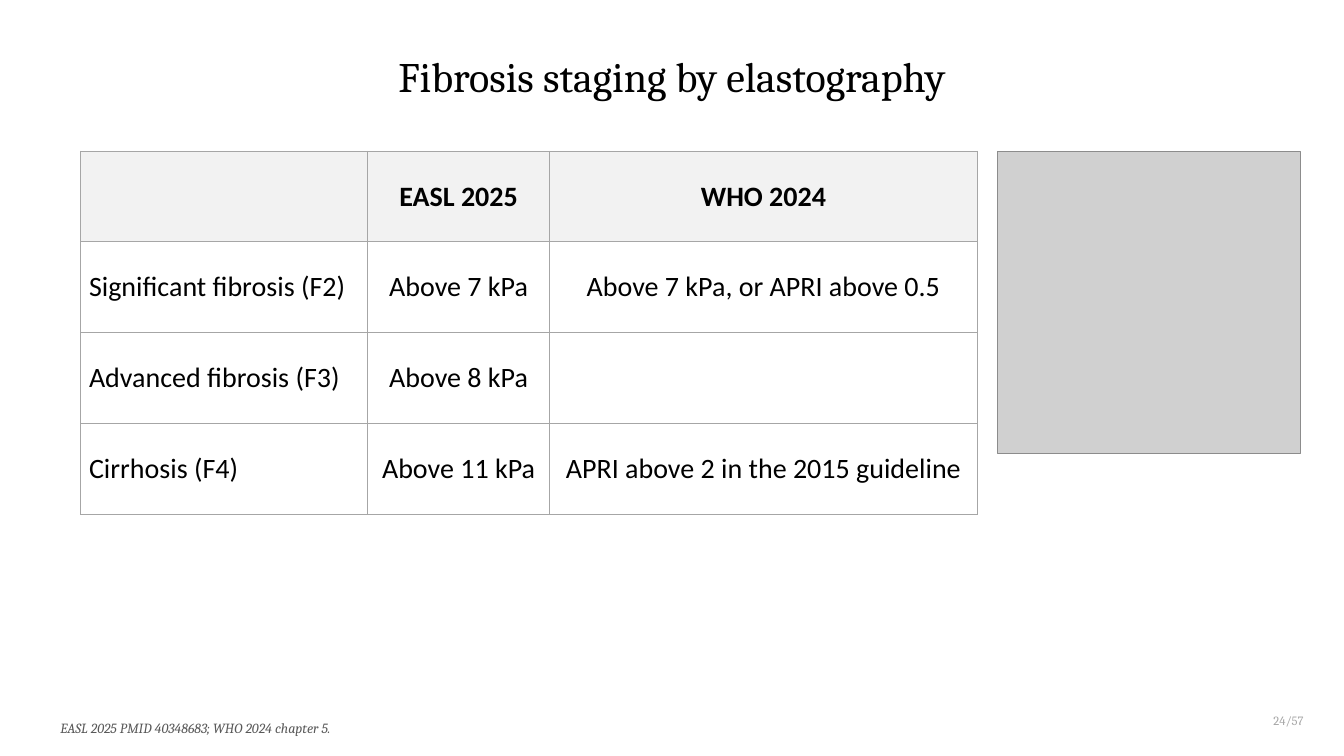
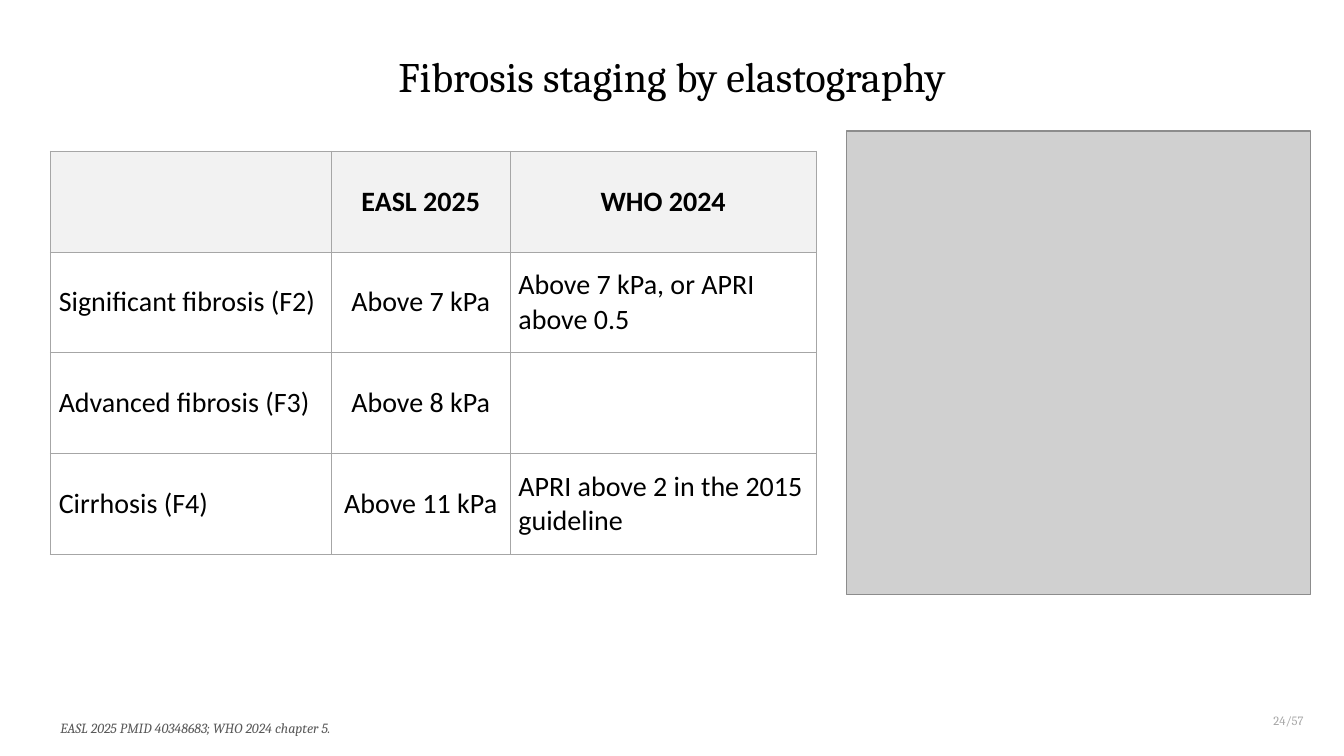
Before and after one commit to qaddodi/mohammad-almeqdadi-lectures, a slide deck: slide 38 of lectures/chronic-hepatitis-b/Chronic Hepatitis B.pptx. Drawn at 1344x756 pixels with LibreOffice and Linux fonts; fonts in the diff are those of the drawing; grey boxes stand for pictures. Boxes give left, top, right and bottom in pixels: in the first picture for what was removed or moved away, otherwise in the second. Text is boxed around its words. In the diff, an @@ line names an element or a change of style, - is before the commit and + after.

```diff
--- a/lectures/chronic-hepatitis-b/Chronic Hepatitis B.pptx
+++ b/lectures/chronic-hepatitis-b/Chronic Hepatitis B.pptx
@@ picture: place and size @@
-picture at bbox=[998, 151, 1301, 454]
+picture at bbox=[847, 131, 1311, 595]
@@ table at bbox=[50, 151, 817, 539] @@
@@ alignment centre to left @@
@@ table: place and size @@
-table at bbox=[81, 151, 978, 487]
+table at bbox=[50, 151, 817, 539]
```
Also in this commit, not shown: 2 other slides changed, 8 other files.
